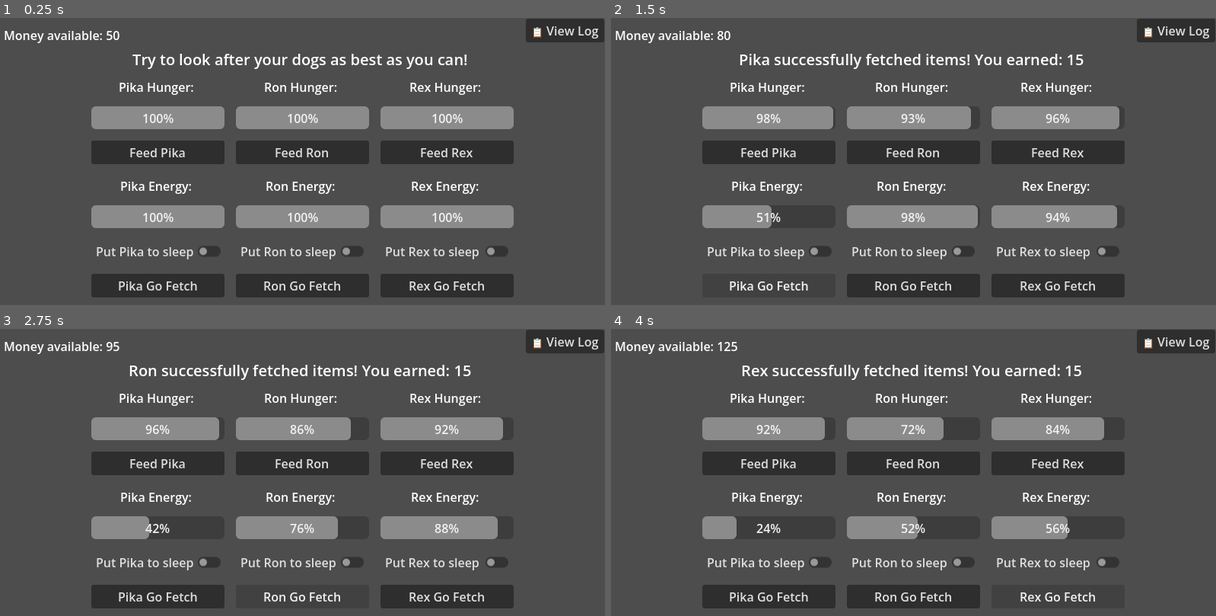
Above: before the commit, frames 1-4 (two rows, left to right).
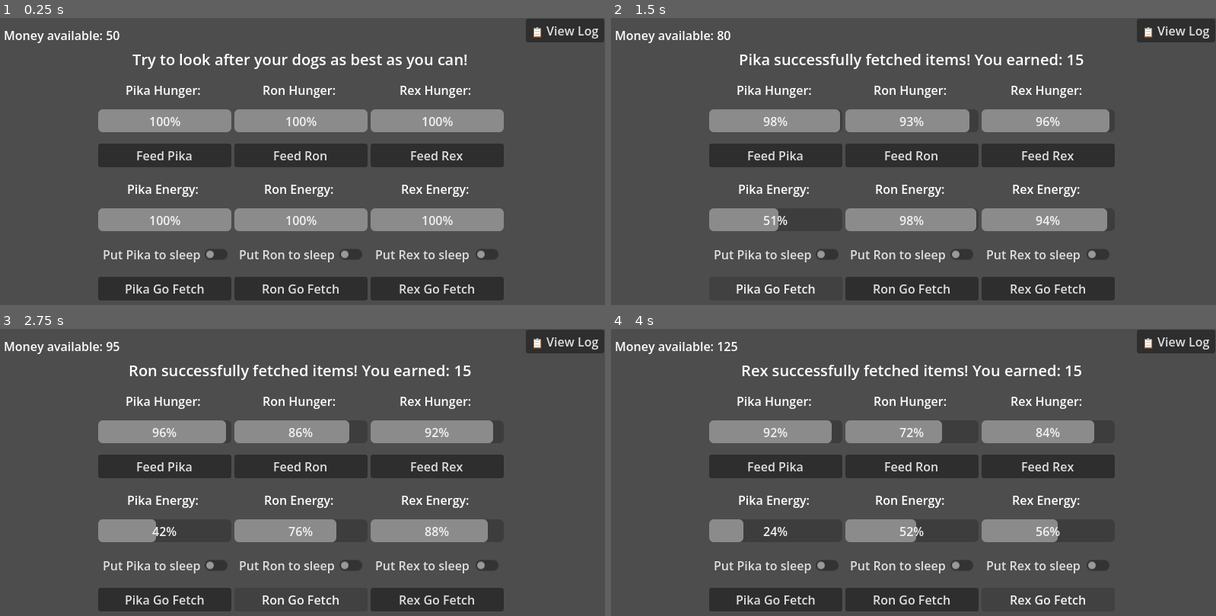
Above: after the commit, the same moments.

Repository: lukaMis/kennel-simulator
Game: Godot game, scene res://scenes/main.tscn
The game is run twice, just before and just after one commit, with the same random seed, the same clock (stepped at 60 frames per second) and the same inputs.
Inputs:
- Up to frame 1 (0.25 s): no input
- Up to frame 2 (1.5 s): click "Pika Go Fetch" at 0.5 s; click "Pika Go Fetch" at 1.25 s
- Up to frame 3 (2.75 s): click "Ron Go Fetch" at 2 s
- Up to frame 4 (4 s): click "Ron Go Fetch" at 2.75 s; click "Rex Go Fetch" at 3.5 s

The runs differ from the first frame. In frame 1, 13% of the frame differs, in the area x 15-85%, y 22-99%; in frame 2, 11%; in frame 3, 11%; in frame 4, 11%.

Commit message:
implemented DogManager to handle dogs so main.gd does not have to know anything about dogs

Diff:
--- /dev/null
+++ b/scenes/dog_manager.tscn
@@ -0,0 +1,15 @@
+[gd_scene format=3 uid="uid://dh6w5q0wd3m03"]
+
+[ext_resource type="Script" uid="uid://cl35tl1wr4s0i" path="res://scripts/dog_manager.gd" id="1_l7pup"]
+[ext_resource type="PackedScene" uid="uid://o2no77sey05" path="res://scenes/dog_ui.tscn" id="2_iqi7r"]
+[ext_resource type="Script" uid="uid://om7m07qj2rid" path="res://scripts/dog_resource.gd" id="2_s75d0"]
+[ext_resource type="Resource" uid="uid://d16mksddef2hp" path="res://dogs/dog_pika.tres" id="3_xurjm"]
+[ext_resource type="Resource" uid="uid://dmifi8ebbyes0" path="res://dogs/dog_rex.tres" id="4_qsdsg"]
+[ext_resource type="Resource" uid="uid://cvejnhg2jd3n7" path="res://dogs/dog_ron.tres" id="5_v4ubr"]
+
+[node name="DogManager" type="HBoxContainer" unique_id=2074665961]
+offset_right = 40.0
+offset_bottom = 40.0
+script = ExtResource("1_l7pup")
+roster = Array[ExtResource("2_s75d0")]([ExtResource("3_xurjm"), ExtResource("4_qsdsg"), ExtResource("5_v4ubr")])
+dog_ui_template = ExtResource("2_iqi7r")
--- a/scenes/main.tscn
+++ b/scenes/main.tscn
@@ -1,10 +1,14 @@
 [gd_scene format=3 uid="uid://djm3p85sxfetw"]
 
 [ext_resource type="Script" uid="uid://dejq8rjpnnwa3" path="res://scripts/main.gd" id="1_0wfyh"]
-[ext_resource type="PackedScene" uid="uid://o2no77sey05" path="res://scenes/dog_ui.tscn" id="2_sugp2"]
+[ext_resource type="PackedScene" uid="uid://dh6w5q0wd3m03" path="res://scenes/dog_manager.tscn" id="2_tefeu"]
+[ext_resource type="Script" uid="uid://om7m07qj2rid" path="res://scripts/dog_resource.gd" id="3_choun"]
 [ext_resource type="PackedScene" uid="uid://bnwrn0w4t3egl" path="res://scenes/cash_ui.tscn" id="3_sugp2"]
 [ext_resource type="PackedScene" uid="uid://cy3ai5s8u0ecj" path="res://scenes/info_bar.tscn" id="4_jyhfs"]
+[ext_resource type="Resource" uid="uid://d16mksddef2hp" path="res://dogs/dog_pika.tres" id="4_ya4ey"]
+[ext_resource type="Resource" uid="uid://cvejnhg2jd3n7" path="res://dogs/dog_ron.tres" id="5_eb6dy"]
 [ext_resource type="PackedScene" uid="uid://b3gui258ct5wp" path="res://scenes/log_viewer.tscn" id="5_tbgi4"]
+[ext_resource type="Resource" uid="uid://dmifi8ebbyes0" path="res://dogs/dog_rex.tres" id="6_trceg"]
 
 [node name="Main" type="Node" unique_id=782063]
 script = ExtResource("1_0wfyh")
@@ -12,29 +16,17 @@
 [node name="Timer" type="Timer" parent="." unique_id=2079577393]
 autostart = true
 
-[node name="HBoxContainer" type="HBoxContainer" parent="." unique_id=740714645]
+[node name="DogManager" parent="." unique_id=2074665961 instance=ExtResource("2_tefeu")]
 anchors_preset = 5
 anchor_left = 0.5
 anchor_right = 0.5
-offset_left = -400.0
-offset_top = 76.0
-offset_right = 400.0
-offset_bottom = 676.0
+offset_left = -20.0
+offset_top = 80.0
+offset_right = 20.0
+offset_bottom = 120.0
 grow_horizontal = 2
-theme_override_constants/separation = 20
 alignment = 1
-
-[node name="DogUIPika" parent="HBoxContainer" unique_id=1588688185 instance=ExtResource("2_sugp2")]
-custom_minimum_size = Vector2(170, 0)
-layout_mode = 2
-
-[node name="DogUIRon" parent="HBoxContainer" unique_id=1123725809 instance=ExtResource("2_sugp2")]
-custom_minimum_size = Vector2(170, 0)
-layout_mode = 2
-
-[node name="DogUIRex" parent="HBoxContainer" unique_id=74115109 instance=ExtResource("2_sugp2")]
-custom_minimum_size = Vector2(170, 0)
-layout_mode = 2
+array_of_dogs = Array[ExtResource("3_choun")]([ExtResource("4_ya4ey"), ExtResource("5_eb6dy"), ExtResource("6_trceg")])
 
 [node name="CashUI" parent="." unique_id=214257894 instance=ExtResource("3_sugp2")]
 offset_left = 10.0
--- /dev/null
+++ b/scripts/dog_manager.gd
@@ -0,0 +1,39 @@
+extends HBoxContainer
+
+@export var array_of_dogs: Array[DogResource] = []
+@export var dog_ui_template: PackedScene
+
+# Keep an internal list of the UI nodes we spawn so we can update them later
+var active_uis: Array[Control] = []
+
+
+# Called when the node enters the scene tree for the first time.
+func _ready() -> void:
+	# 2. Loop through the array and build the kennel automatically
+	for dog_data in array_of_dogs:
+		_spawn_dog(dog_data)
+
+func _spawn_dog(dog_data: DogResource) -> void:
+	# Instantiate a brand new DogUI scene from the template
+	var new_ui = dog_ui_template.instantiate()
+
+	# Add it as a child of this HBoxContainer so it shows up on screen
+	add_child(new_ui)
+
+	# Pass the data in, just like you used to do in Main
+	new_ui.setup_dog(dog_data)
+
+	# Save a reference to this UI so we can call update_ui() on it later
+	active_uis.append(new_ui)
+
+func process_dog_ticks() -> void:
+	# Tick stats for all data files
+	for dog_data in array_of_dogs:
+		dog_data.tick_stats()
+
+		# Optional: Keep the console prints for debugging!
+		print(dog_data.name, " Hunger: ", dog_data.hunger)
+
+	# Update visual bars for all UIs
+	for ui in active_uis:
+		ui.update_ui()
--- a/scripts/main.gd
+++ b/scripts/main.gd
@@ -1,33 +1,22 @@
 extends Node
 
-var dog_pika = preload("res://dogs/dog_pika.tres")
-var dog_ron = preload("res://dogs/dog_ron.tres")
-var dog_rex = preload("res://dogs/dog_rex.tres")
+#var dog_pika = preload("res://dogs/dog_pika.tres")
+#var dog_ron = preload("res://dogs/dog_ron.tres")
+#var dog_rex = preload("res://dogs/dog_rex.tres")
+#
+#@onready var ui_pika = $HBoxContainer/DogUIPika
+#@onready var ui_ron = $HBoxContainer/DogUIRon
+#@onready var ui_rex = $HBoxContainer/DogUIRex
 
-@onready var ui_pika = $HBoxContainer/DogUIPika
-@onready var ui_ron = $HBoxContainer/DogUIRon
-@onready var ui_rex = $HBoxContainer/DogUIRex
-
+@onready var dog_manager = $DogManager
 @onready var cash_ui = $CashUI
 @onready var info_bar = $InfoBar
 
 
-# Called when the node enters the scene tree for the first time.
 func _ready() -> void:
-	ui_pika.setup_dog(dog_pika)
-	ui_ron.setup_dog(dog_ron)
-	ui_rex.setup_dog(dog_rex)
+	# Main doesn't do anything on boot anymore! DogManager handles itself.
+	pass
 
 func _on_timer_timeout() -> void:
-	dog_pika.tick_stats()
-	dog_ron.tick_stats()
-	dog_rex.tick_stats()
-
-	ui_pika.update_ui()
-	ui_ron.update_ui()
-	ui_rex.update_ui()
-
-	# Print to the output console to verify it's working
-	print(dog_pika.name, " Hunger: ", dog_pika.hunger)
-	print(dog_ron.name, " Hunger: ", dog_ron.hunger)
-	print(dog_rex.name, " Hunger: ", dog_rex.hunger)
+	# Main just tells the manager that a game tick happened.
+	dog_manager.process_dog_ticks()
Not shown, added: scripts/dog_manager.gd.uid
